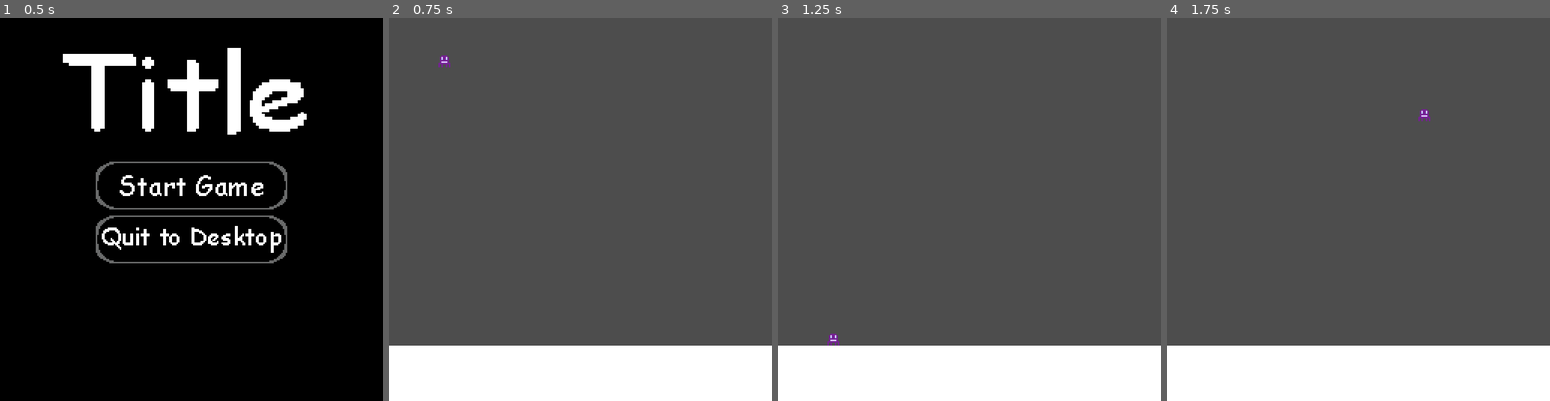
Above: before the commit, frames 1-4 (left to right).
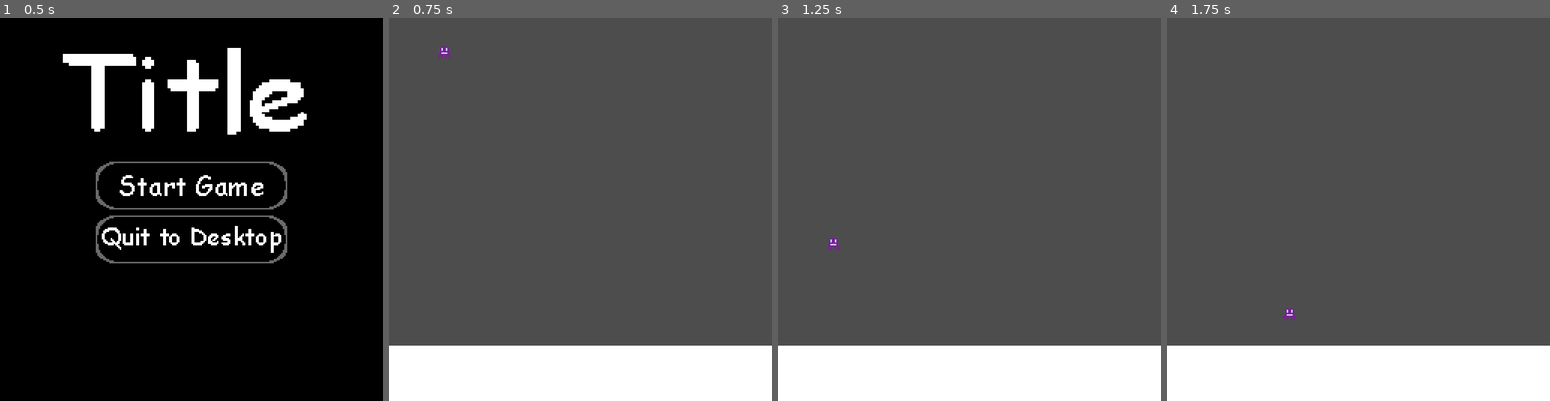
Above: after the commit, the same moments.

Repository: emmetl913/RageJumper
Game: Godot game, scene res://menus/MainMenu.tscn
Two runs of this game, one before a commit and one after it. Both use one fixed random seed, a clock stepped at 60 frames per second and the inputs below.
Inputs (mouse positions are in pixels of both pictures, inside the frame that each line leads up to):
- Up to frame 1 (0.5 s): no input
- Up to frame 2 (0.75 s): click (580, 186) at 0.5 s
- Up to frame 3 (1.25 s): no input
- Up to frame 4 (1.75 s): hold D (move_right) from 1.28 s (still down); tap Space (jump) at 1.35, 1.52 s

Frame 1 is identical in both runs. In frame 2, 0.1% of the frame differs, in the area x 12-17%, y 7-13%; in frame 3, 0.1%, in the area x 12-17%, y 57-86%; in frame 4, 0.1%.

Commit message:
Stone tile added

Diff:
--- a/player/PlayerMovement.gd
+++ b/player/PlayerMovement.gd
@@ -1,8 +1,8 @@
 extends CharacterBody2D
 
-@export var speed = 300
-@export var jump_speed = -600
-@export var gravity = 1000
+@export var speed = 100
+@export var jump_speed = -150
+@export var gravity = 600
 
 func _physics_process(delta):
 	velocity.y += gravity * delta
--- a/worlds/main.tscn
+++ b/worlds/main.tscn
@@ -7,6 +7,8 @@
 [ext_resource type="Texture2D" uid="uid://c8wd83cioildd" path="res://assets/resumebuttonhover.png" id="4_gbfte"]
 [ext_resource type="Texture2D" uid="uid://j6clm8vt1rd" path="res://assets/mainmenubutton.png" id="5_pg2ie"]
 [ext_resource type="Texture2D" uid="uid://dxpfgikepjkec" path="res://assets/mainmenubuttonpng.png" id="6_qquf2"]
+
+[sub_resource type="TileSet" id="TileSet_4k1n8"]
 
 [node name="main" type="Node2D"]
 script = ExtResource("1_85rb6")
@@ -49,5 +51,9 @@
 texture_normal = ExtResource("5_pg2ie")
 texture_hover = ExtResource("6_qquf2")
 
+[node name="TileMap" type="TileMap" parent="."]
+tile_set = SubResource("TileSet_4k1n8")
+format = 2
+
 [connection signal="pressed" from="PauseMenu/VBoxContainer/Resume" to="." method="_on_resume_pressed"]
 [connection signal="pressed" from="PauseMenu/VBoxContainer/ReturnToMainMenu" to="." method="_on_return_to_main_menu_pressed"]
Binary file added: assets/tile_stone.png
Not shown, added: assets/tile_stone.png.import
Not shown: 1 places in worlds/main.tscn that only renumber resources
